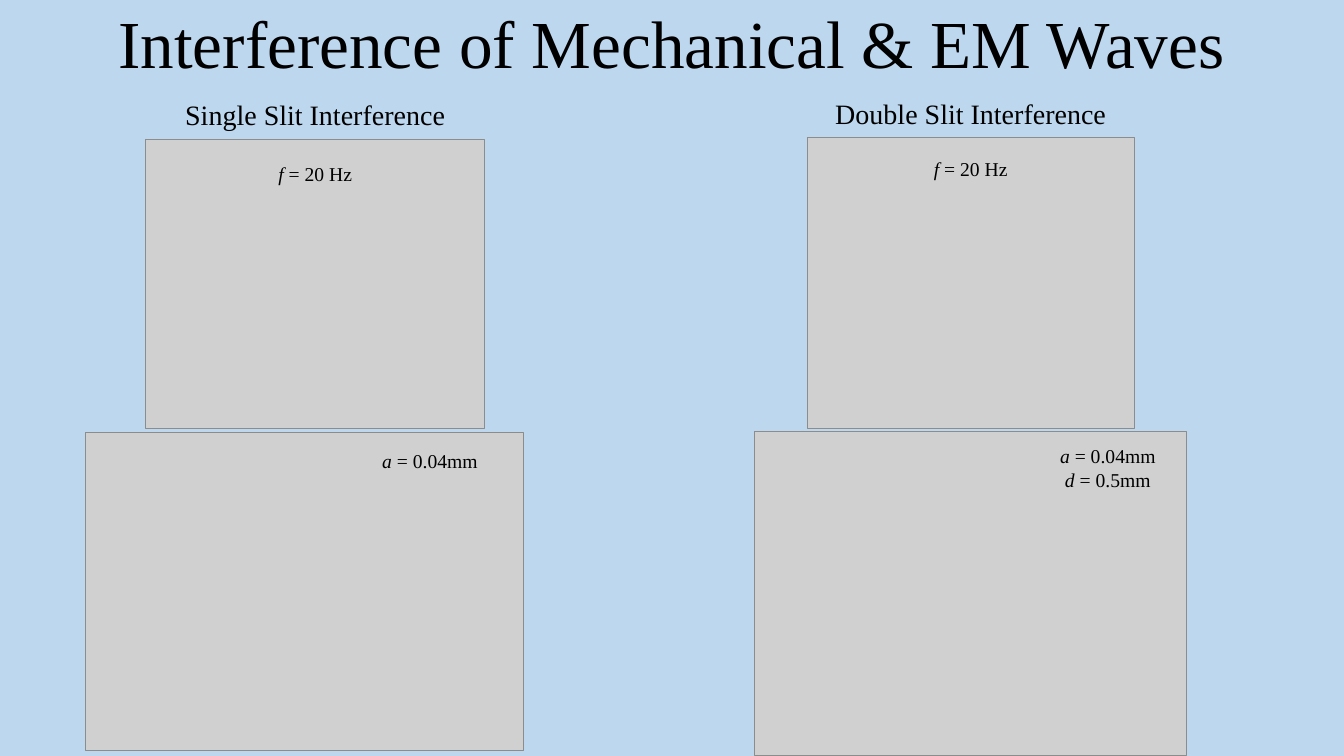
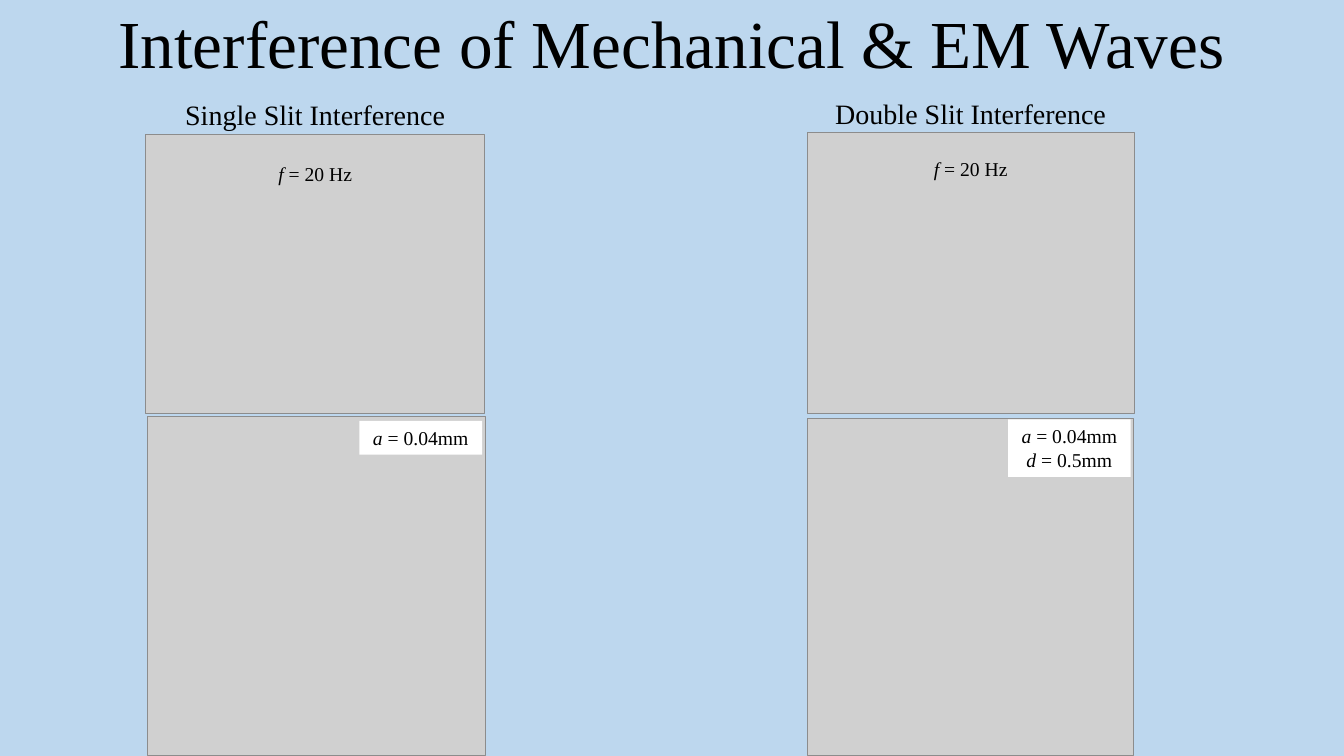
Before and after one commit to drummerevans/Uni_Work, a slide deck: slide 9 of PHY2026/Experiment_4/Final_Report/Wo01_Presentation.pptx. Drawn at 1344x756 pixels with LibreOffice and Linux fonts; fonts in the diff are those of the drawing; grey boxes stand for pictures. Boxes give left, top, right and bottom in pixels: in the first picture for what was removed or moved away, otherwise in the second. Text is boxed around its words. In the diff, an @@ line names an element or a change of style, - is before the commit and + after.

```diff
--- a/PHY2026/Experiment_4/Final_Report/Wo01_Presentation.pptx
+++ b/PHY2026/Experiment_4/Final_Report/Wo01_Presentation.pptx
@@ picture: place and size @@
-picture at (146,139,485,429)
+picture at (146,134,485,413)
@@ picture: place and size @@
-picture at (808,137,1134,429)
+picture at (808,133,1134,414)
@@ picture: place and size @@
-picture at (86,433,523,751)
+picture at (148,417,486,756)
@@ picture: place and size @@
-picture at (755,432,1187,756)
+picture at (808,418,1134,756)
@@ rectangle "a = 0.04mm d = ..." at (1008,419,1131,477): fill none to #FFFFFF @@
@@ rectangle "a = 0.04mm d = ...": place and size @@
-rectangle "a = 0.04mm d = ..." at (1060,450,1156,488)
+rectangle "a = 0.04mm d = ..." at (1008,419,1131,477)
@@ rectangle "a = 0.04mm": place and size @@
-rectangle "a = 0.04mm" at (382,455,478,468)
+rectangle "a = 0.04mm" at (360,420,483,455)
@@ rectangle "a = 0.04mm" at (360,420,483,455): fill none to #FFFFFF @@
```
Also in this commit, not shown: 1 other slide changed, 13 other files.
